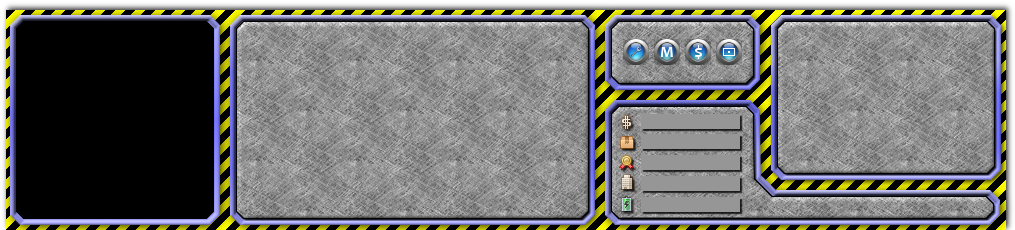
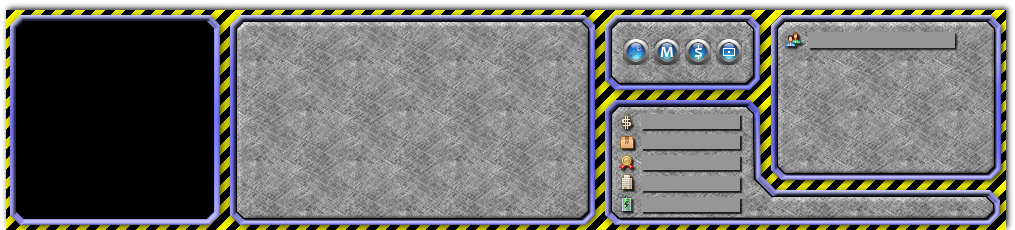
Two versions of the same layered image (1015×230). Layer-by-layer changes:
added layer "Online my Name" above "Online my Name Shadow" over [left=808, top=32, right=955, bottom=48]
added layer "Online my Name Shadow" (80%) above "Online Icon" over [left=808, top=32, right=959, bottom=52]
added layer "Online Icon" above "Drop Shadow" over [left=785, top=32, right=801, bottom=48]
added layer "Drop Shadow" (80%) above "Online Shadow" over [left=785, top=32, right=804, bottom=51]
